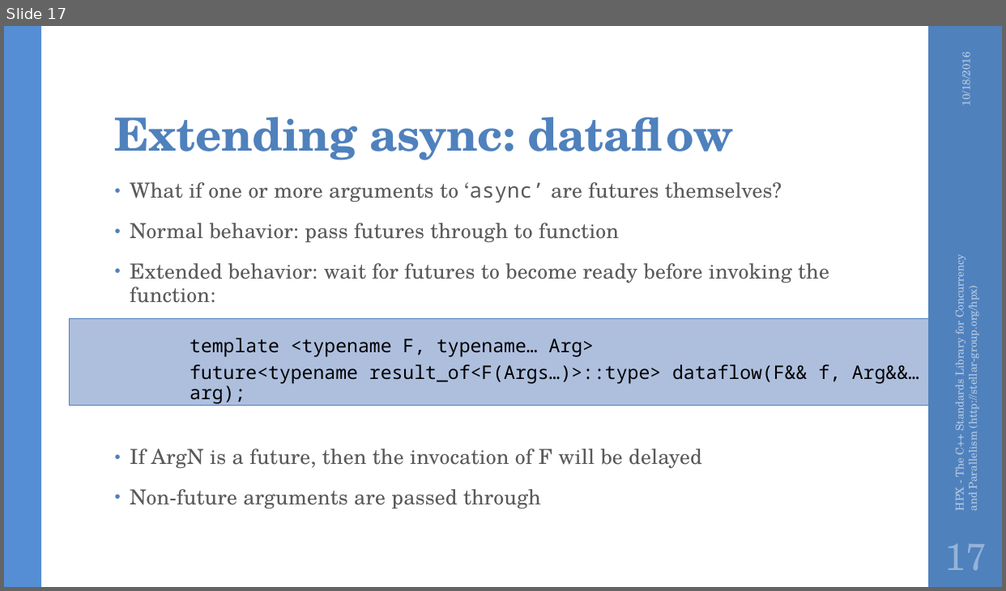
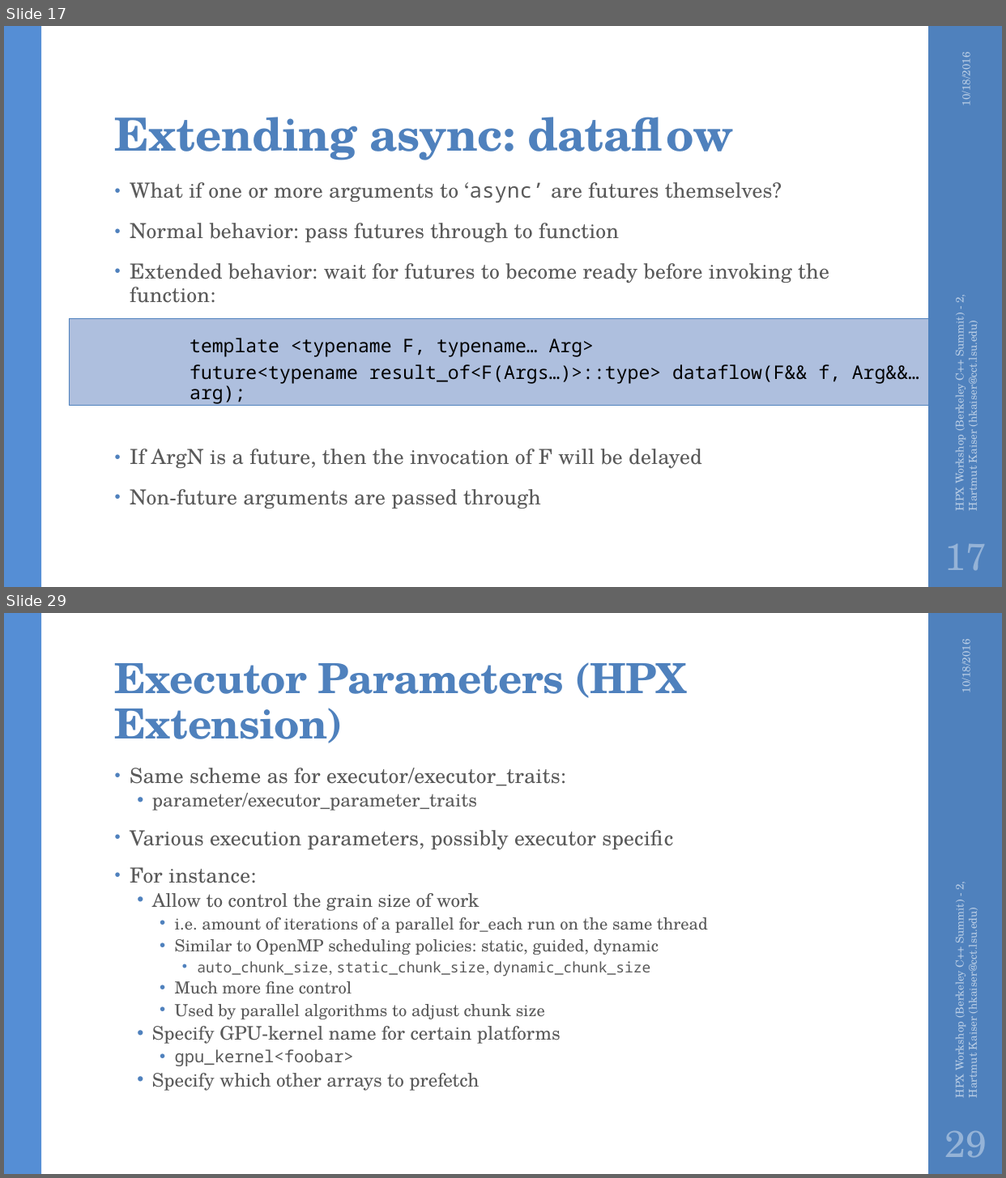
Before and after one commit to STEllAR-GROUP/tutorials, a slide deck: lbl2016/HPX Workshop (Berkeley C++ Summit) - 2.pptx. Shown one above the other, each under a label of ours: slide 17 before the commit, slides 17 and 29 after it; the slides between them are not shown. The pictures are 1006x591 and 1006x1178 pixels, drawn with LibreOffice and Linux fonts; fonts in the diff are those of the drawing; background and template pictures are left out. Boxes give left, top, right and bottom in pixels: in the first picture for what was removed or moved away, otherwise in the second. Text is boxed around its words. In the diff, an @@ line names an element or a change of style, - is before the commit and + after.

```diff
--- a/lbl2016/HPX Workshop (Berkeley C++ Summit) - 2.pptx
+++ b/lbl2016/HPX Workshop (Berkeley C++ Summit) - 2.pptx
@@ slide 29 added at (4,613,1002,1174), background #FFFFFF; not listed: 2 template elements that a slide beside it also shows @@
@@ text added at (957,644,974,692), 10.5 pt, text #B9CDE5 @@
+10/18/2016
@@ title added at (115,662,687,743), 40 pt, text #4F81BD, bold @@
+Executor Parameters (HPX Extension)
@@ text added at (130,768,708,1091), 16 pt, text #595959 @@
+• Same scheme as for executor/executor_traits:
+  • parameter/executor_parameter_traits
+• Various execution parameters, possibly executor specific
+• For instance:
+  • Allow to control the grain size of work
+    • i.e. amount of iterations of a parallel for_each run on the same thread
+    • Similar to OpenMP scheduling policies: static, guided, dynamic
+      • auto_chunk_size, static_chunk_size, dynamic_chunk_size
+    • Much more fine control
+    • Used by parallel algorithms to adjust chunk size
+  • Specify GPU-kernel name for certain platforms
+    • gpu_kernel<foobar>
+  • Specify which other arrays to prefetch
@@ text added at (951,882,980,1097), 10.5 pt, text #B9CDE5 @@
+HPX Workshop (Berkeley C++ Summit) - 2, Hartmut Kaiser (hkaiser@cct.lsu.edu)
@@ page number added at (945,1131,987,1158), 36 pt, text #95B3D7 @@
+29
@@ slide 17 changed as well @@
@@ text at (951,295,980,510): text changed @@
-HPX - The C++ Standards Library for Concurrency and Parallelism (http://stellar-group.org/hpx)
+HPX Workshop (Berkeley C++ Summit) - 2, Hartmut Kaiser (hkaiser@cct.lsu.edu)
```
Also in this commit, not shown: 17 other slides changed, 24 other slides added, 4 other files.
